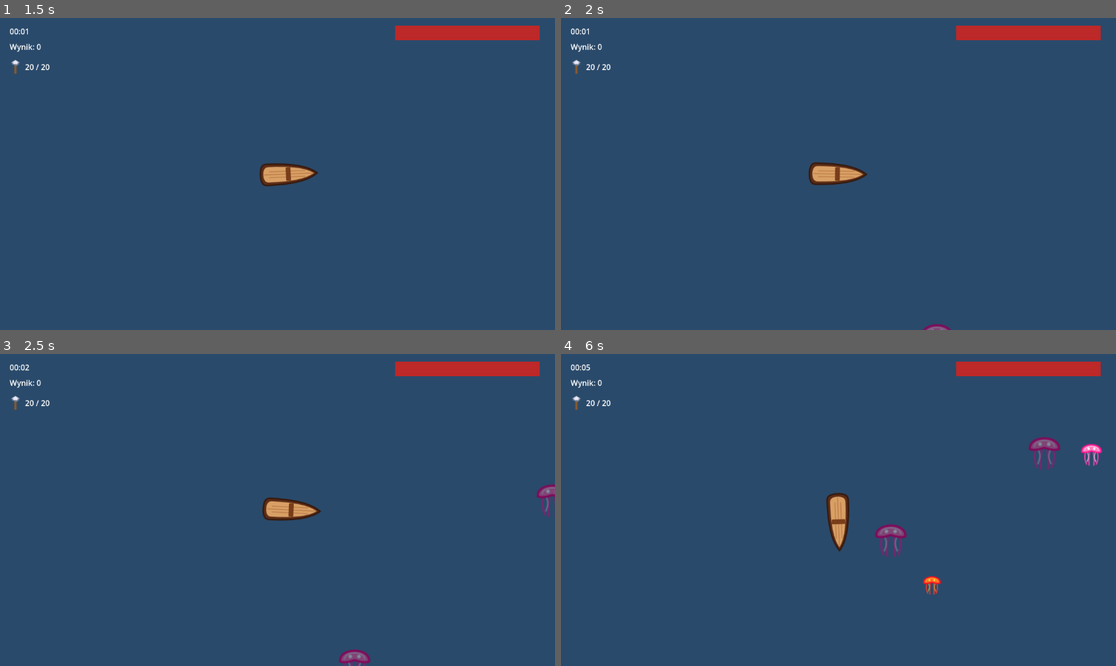
Above: before the commit, frames 1-4 (two rows, left to right).
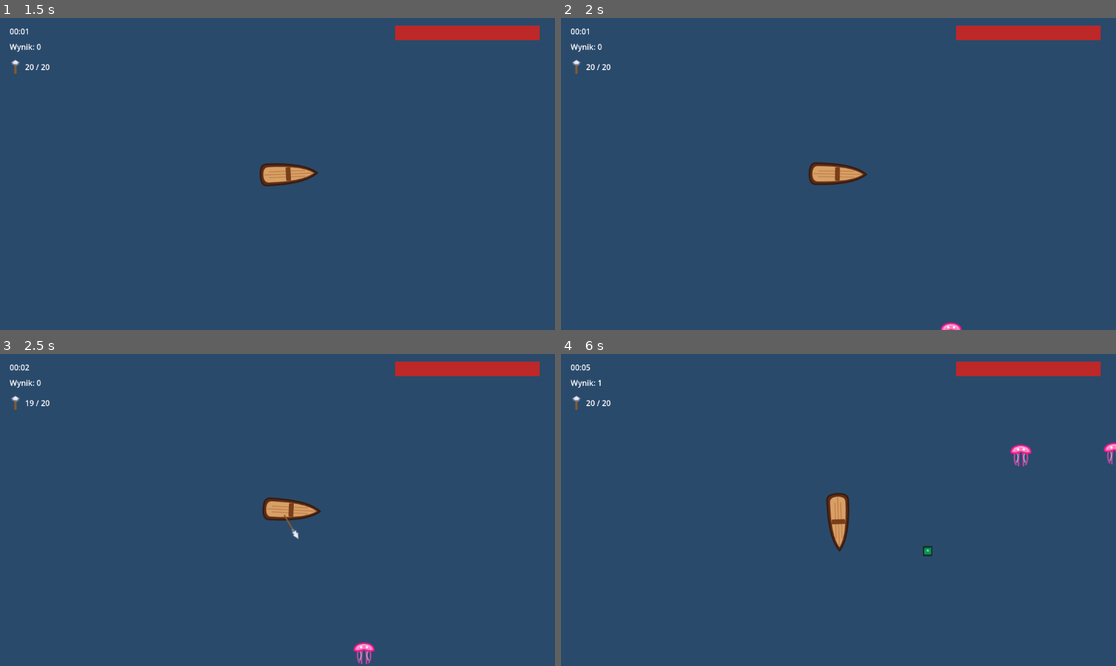
Above: after the commit, the same moments.

Repository: stap1/SCIM
Game: Godot game, scene res://scenes/Main.tscn
Same seed, same stepped clock (60 frames per second), same inputs: the game is played once before the commit and once after it. The engine's default icon, where the game draws it, is replaced by a stand-in: a white triangle on a blue panel in a dark square.
Inputs (mouse positions are in pixels of both pictures, inside the frame that each line leads up to):
- Up to frame 1 (1.5 s): tap Enter at 0.5 s; move the mouse to (399, 158) at 0.52 s; hold Right 0.53-1.25 s; hold Shift 0.53-1.25 s; click (399, 158) at 0.67 s; drag from (166, 189) to (294, 174) at 1.27 s
- Up to frame 2 (2 s): no input
- Up to frame 3 (2.5 s): move the mouse to (333, 441) at 2.02 s; hold Right from 2.03 s (still down); tap Ctrl at 2.1 s
- Up to frame 4 (6 s): release Right at 2.75 s; drag from (810, 572) to (672, 463) at 2.77 s; move the mouse to (1005, 556) at 3.52 s; hold Left 3.53-4.25 s; tap Alt at 3.6 s; drag from (672, 463) to (755, 432) at 4.27 s; move the mouse to (866, 510) at 5.02 s; hold Down 5.03-5.75 s; hold Shift 5.03-5.75 s; click (866, 510) at 5.17 s; drag from (755, 432) to (838, 528) at 5.77 s

Frame 1 is identical in both runs. In frame 2, 0.1% of the frame differs, in the area x 65-73%, y 97-100%; in frame 3, 0.6%; in frame 4, 1.3%, in the area x 6-100%, y 8-78%.

Commit message:
@ Krok 17: krzywa trudnosci (difficulty_curve + current_tier)
- enemy_spawner.gd: slownik difficulty_curve (DANE) - klucz=minuta,
  wartosc={enemies: [typy], spawn_interval}. Tiery: 0 Jellyfish 1.2s,
  1 +Barracuda 1.0s, 2 +Shark 0.8s, 3 wszystkie 0.6s (interval nierosnacy)
- co tick: current_tier(GameState.time, klucze) wybiera wpis, dostosowuje
  wait_time Timera i losuje typ z dozwolonej listy tieru
- czysta current_tier(time_seconds, curve_keys) -> najwyzszy klucz <= floor(time/60)
- usuniety @export spawn_interval (interval pochodzi teraz z krzywej)
- test/test_difficulty.gd: current_tier (0/90/200), klucz 0 z niepusta lista,
  monotonicznosc nierosnaca spawn_interval

Balans edytowalny w jednym slowniku bez dotykania logiki.

67/67 testow GUT zielonych. Smoke-run bez bledow.

Co-Authored-By: Claude Opus 4.8 <noreply@anthropic.com>
@

Diff:
--- a/scripts/systems/enemy_spawner.gd
+++ b/scripts/systems/enemy_spawner.gd
@@ -1,9 +1,10 @@
 extends Node
 
-# Spawner wrogow. Co spawn_interval tworzy losowy typ wroga na obrzezu widoku
-# i ustawia cel na lodz (grupa "player"). Wszystkie typy uzywaja enemy.gd (jedna baza).
+# Spawner wrogow. Trudnosc rosnie z czasem wg difficulty_curve (DANE, nie kod):
+# klucz = minuta, wartosc = {enemies: [typy], spawn_interval}. Co tick spawner odczytuje
+# aktualny tier (current_tier), dostosowuje interval Timera i losuje typ z dozwolonej listy.
+# Wszystkie typy uzywaja enemy.gd (jedna baza).
 
-@export var spawn_interval: float = 1.0
 @export var max_enemies: int = 30
 
 const JellyfishScene := preload("res://scenes/enemies/enemy.tscn")
@@ -12,13 +13,19 @@
 const DeathBurstScene := preload("res://scenes/death_burst.tscn")
 const XpOrbScene := preload("res://scenes/xp_orb.tscn")
 
-var _enemy_scenes: Array[PackedScene] = [JellyfishScene, BarracudaScene, SharkScene]
+# Balans edytowalny w jednym miejscu - bez dotykania logiki.
+var difficulty_curve := {
+	0: {"enemies": [JellyfishScene], "spawn_interval": 1.2},
+	1: {"enemies": [JellyfishScene, BarracudaScene], "spawn_interval": 1.0},
+	2: {"enemies": [JellyfishScene, BarracudaScene, SharkScene], "spawn_interval": 0.8},
+	3: {"enemies": [JellyfishScene, BarracudaScene, SharkScene], "spawn_interval": 0.6},
+}
 
 var _timer: Timer
 
 func _ready() -> void:
 	_timer = Timer.new()
-	_timer.wait_time = spawn_interval
+	_timer.wait_time = difficulty_curve[0]["spawn_interval"]
 	_timer.autostart = true
 	_timer.timeout.connect(_on_timeout)
 	add_child(_timer)
@@ -28,8 +35,21 @@
 		return
 	if get_tree().get_nodes_in_group("enemies").size() >= max_enemies:
 		return
-	# Tymczasowo: losowy typ z trzech (krok 17 zastapi to krzywa trudnosci).
-	spawn_enemy(_enemy_scenes[randi() % _enemy_scenes.size()])
+
+	var tier := current_tier(GameState.time, _curve_keys())
+	var entry: Dictionary = difficulty_curve[tier]
+	_timer.wait_time = entry["spawn_interval"]
+
+	var allowed: Array = entry["enemies"]
+	if allowed.is_empty():
+		return
+	spawn_enemy(allowed[randi() % allowed.size()])
+
+func _curve_keys() -> Array[int]:
+	var keys: Array[int] = []
+	for k in difficulty_curve:
+		keys.append(k)
+	return keys
 
 func spawn_enemy(scene: PackedScene) -> Node:
 	var player := get_tree().get_first_node_in_group("player")
@@ -58,6 +78,17 @@
 	get_parent().add_child(orb)
 	orb.global_position = pos
 
+# Czysta funkcja: najwyzszy klucz krzywej <= aktualnej minucie (floor(time/60)).
+static func current_tier(time_seconds: float, curve_keys: Array[int]) -> int:
+	var minute := int(floor(time_seconds / 60.0))
+	var best := -1
+	for k in curve_keys:
+		if k <= minute and k > best:
+			best = k
+	if best == -1 and not curve_keys.is_empty():
+		best = curve_keys.min()
+	return best
+
 # Czysta funkcja (bez zaleznosci od drzewa): pozycja tuz poza prostokatem widoku.
 # edge: 0=gora, 1=prawo, 2=dol, 3=lewo. Zawsze zwraca punkt poza [0, viewport_size].
 static func spawn_position_for_edge(edge: int, viewport_size: Vector2) -> Vector2:
--- /dev/null
+++ b/test/test_difficulty.gd
@@ -0,0 +1,29 @@
+extends GutTest
+
+# KROK 17 (Prompt 17): krzywa trudnosci - current_tier + dane difficulty_curve.
+
+const SpawnerScript := preload("res://scripts/systems/enemy_spawner.gd")
+
+func test_current_tier() -> void:
+	var keys: Array[int] = [0, 1, 2, 3]
+	assert_eq(SpawnerScript.current_tier(0, keys), 0, "0s -> tier 0")
+	assert_eq(SpawnerScript.current_tier(90, keys), 1, "90s (minuta 1) -> tier 1")
+	assert_eq(SpawnerScript.current_tier(200, keys), 3, "200s (minuta 3) -> tier 3")
+
+func test_difficulty_curve_has_tier_zero() -> void:
+	var spawner = SpawnerScript.new()
+	assert_true(spawner.difficulty_curve.has(0), "krzywa zawiera klucz 0")
+	var entry = spawner.difficulty_curve[0]
+	assert_true(entry["enemies"].size() > 0, "tier 0 ma niepusta liste wrogow")
+	spawner.free()
+
+func test_spawn_interval_monotonic_non_increasing() -> void:
+	var spawner = SpawnerScript.new()
+	var keys = spawner.difficulty_curve.keys()
+	keys.sort()
+	var prev := INF
+	for k in keys:
+		var si: float = spawner.difficulty_curve[k]["spawn_interval"]
+		assert_true(si <= prev, "spawn_interval nierosnacy (minuta %d: %.2f <= %.2f)" % [k, si, prev])
+		prev = si
+	spawner.free()
Not shown, added: test/test_difficulty.gd.uid
